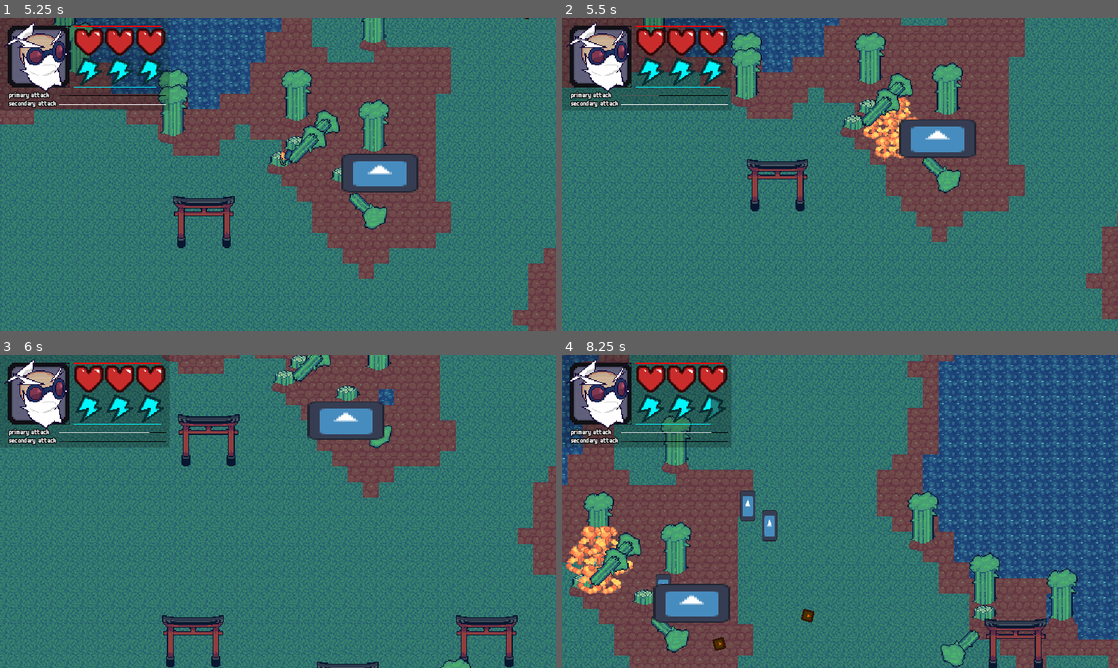
Above: before the commit, frames 1-4 (two rows, left to right).
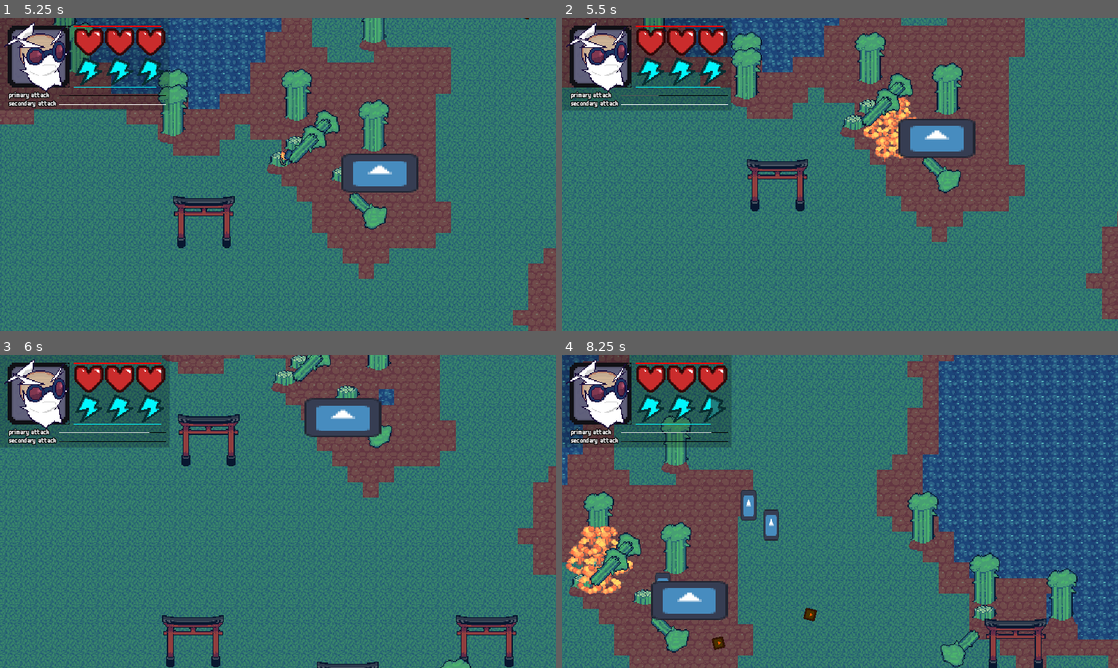
Above: after the commit, the same moments.

Repository: slotling/collateral-damage-gwj71
Game: Godot game, scene res://Scenes/Root/world.tscn
Two runs of this game, one before a commit and one after it. Both use one fixed random seed, a clock stepped at 60 frames per second and the inputs below. The engine's default icon, where the game draws it, is replaced by a stand-in: a white triangle on a blue panel in a dark square.
Inputs (mouse positions are in pixels of both pictures, inside the frame that each line leads up to):
- Up to frame 1 (5.25 s): move the mouse to (400, 158) at 0.52 s; hold D (right) 0.53-1.28 s; click (400, 158) at 0.6 s; move the mouse to (166, 190) at 1.27 s; hold S (backward) 1.28-2.03 s; right-click (166, 190) at 1.35 s; move the mouse to (333, 105) at 2.02 s; hold D (right) 2.03-2.78 s; hold Shift (run) 2.03-2.78 s; move the mouse to (250, 237) at 2.77 s; hold W (forward) 2.78-3.53 s; click (250, 237) at 2.85 s; move the mouse to (444, 221) at 3.52 s; hold A (left) 3.53-5.03 s; right-click (444, 221) at 3.6 s; move the mouse to (111, 127) at 4.27 s; tap Shift (run) at 4.35 s; move the mouse to (305, 174) at 5.02 s; hold S (backward) from 5.03 s (still down); click (305, 174) at 5.1 s
- Up to frame 2 (5.5 s): keep holding S (backward)
- Up to frame 3 (6 s): move the mouse to (194, 433) at 5.77 s; release S (backward) at 5.78 s; hold D (right) from 5.78 s (still down); right-click (194, 433) at 5.85 s
- Up to frame 4 (8.25 s): move the mouse to (962, 495) at 6.52 s; release D (right) at 6.53 s; hold W (forward) 6.53-7.28 s; hold Shift (run) 6.53-7.28 s; move the mouse to (728, 527) at 7.27 s; hold D (right) 7.28-8.03 s; click (728, 527) at 7.35 s; move the mouse to (895, 442) at 8.02 s; hold S (backward) from 8.03 s (still down); right-click (895, 442) at 8.1 s

Frame 1 is identical in both runs. In frame 2, 0.2% of the frame differs, in the area x 60-75%, y 32-45%; in frame 3, 0.9%; in frame 4, 1.3%, in the area x 16-46%, y 43-95%.

Commit message:
Update molotov_explosion.tscn

Diff:
--- a/Scenes/Entities/Projectiles/Variations/molotov_explosion.tscn
+++ b/Scenes/Entities/Projectiles/Variations/molotov_explosion.tscn
@@ -9,7 +9,7 @@
 [node name="MolotovExplosion" instance=ExtResource("1_h5gjc")]
 
 [node name="HurtBoxHandler" parent="." index="0"]
-strength = 3
+strength = 2
 cause = "Burnt"
 
 [node name="CollisionShape2D" parent="HurtBoxHandler" index="0"]
